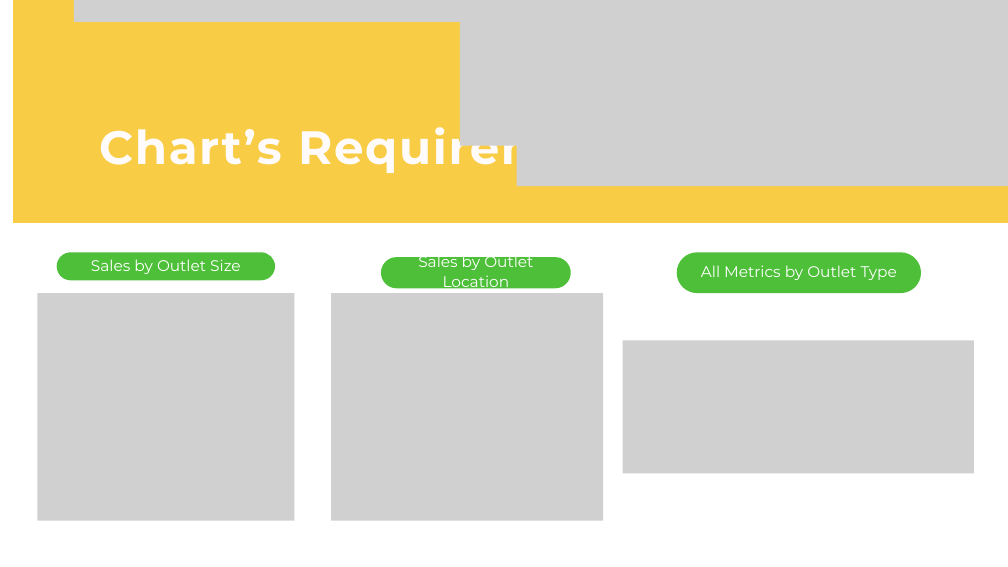
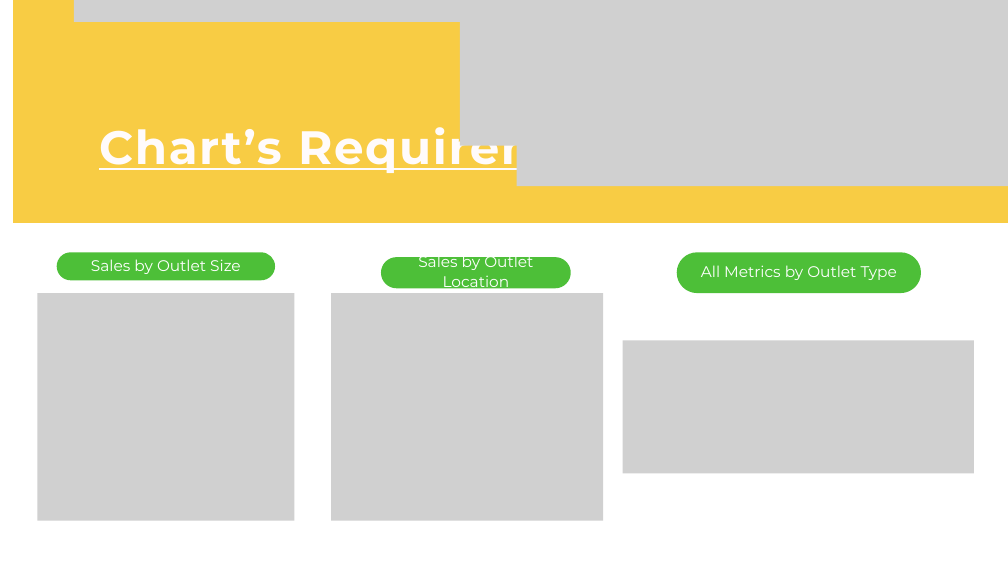
Before and after one commit to Nian2024/blinkit_analysis, a slide deck: slide 12 of blinkit.pptx (slide 5 before the commit). Drawn at 1008x567 pixels with LibreOffice and Linux fonts; fonts in the diff are those of the drawing; grey boxes stand for pictures. Boxes give left, top, right and bottom in pixels: in the first picture for what was removed or moved away, otherwise in the second. Text is boxed around its words. In the diff, an @@ line names an element or a change of style, - is before the commit and + after.

```diff
--- a/blinkit.pptx
+++ b/blinkit.pptx
@@ text "Chart’s Requirement" at [99, 118, 637, 174]: underline on @@
```
Also in this commit, not shown: 4 other slides changed, 8 slides added.
